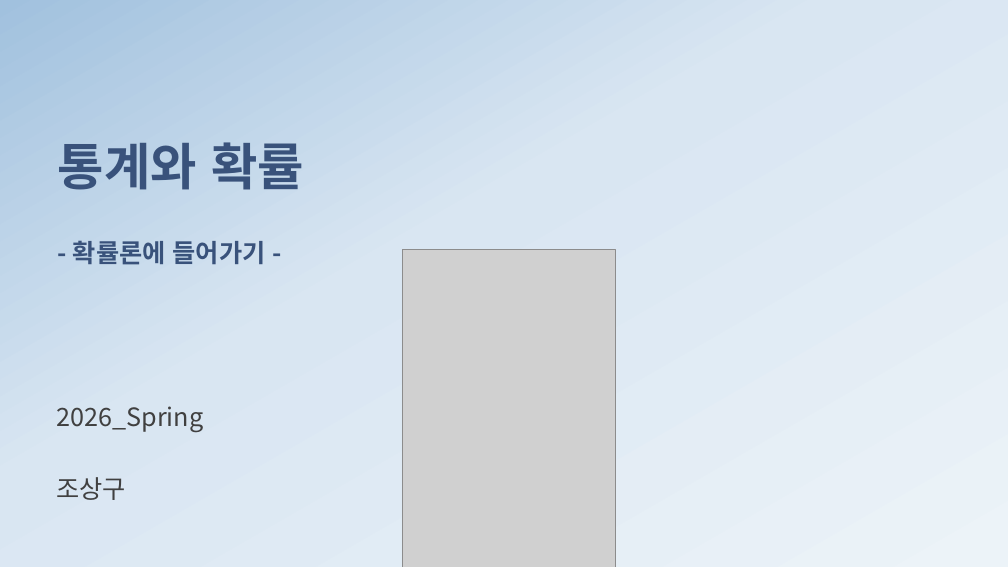
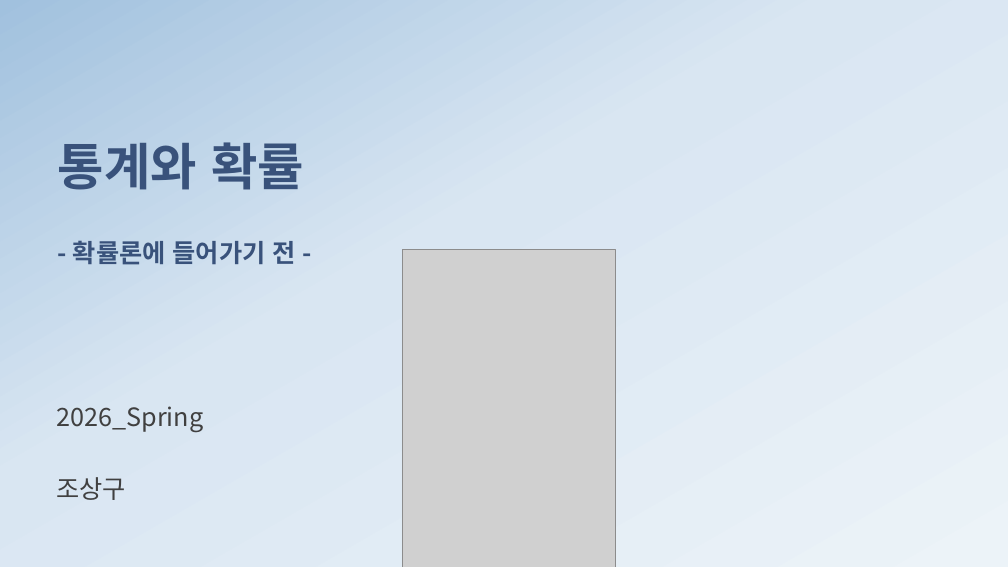
Before and after one commit to ancestor9/mathematics-for-machine-learning, a slide deck: slide 1 of 2_histogram2probability.pptx. Drawn at 1008x567 pixels with LibreOffice and Linux fonts; fonts in the diff are those of the drawing; grey boxes stand for pictures; background and template pictures are left out. Boxes give left, top, right and bottom in pixels: in the first picture for what was removed or moved away, otherwise in the second. Text is boxed around its words. In the diff, an @@ line names an element or a change of style, - is before the commit and + after.

```diff
--- a/2_histogram2probability.pptx
+++ b/2_histogram2probability.pptx
@@ title at bbox=[58, 142, 304, 265]: text changed @@
-통계와 확률
-- 확률론에 들어가기 -
+통계와 확률
+- 확률론에 들어가기 전 -
```
Also in this commit, not shown: 14 other slides changed, 5 slides added, 3 slides removed.
